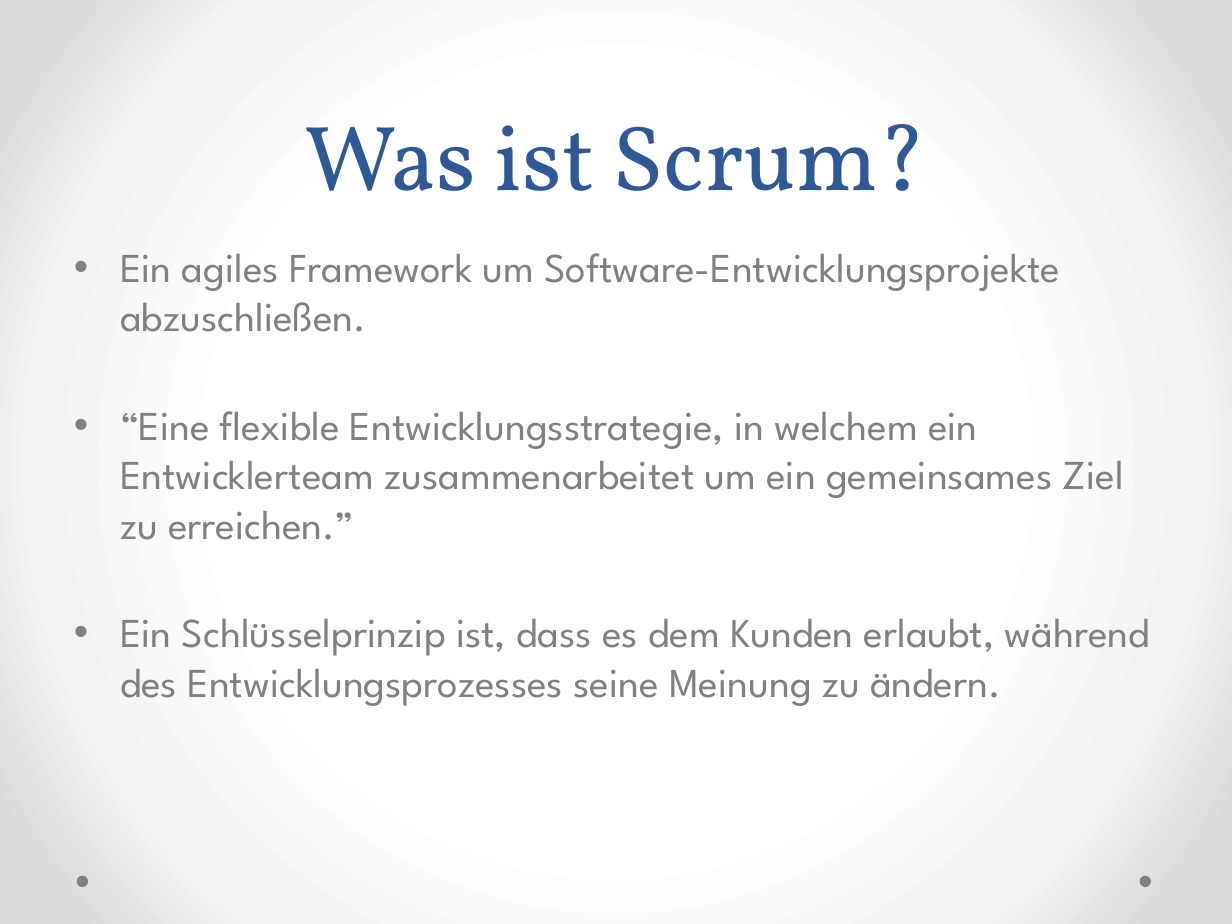
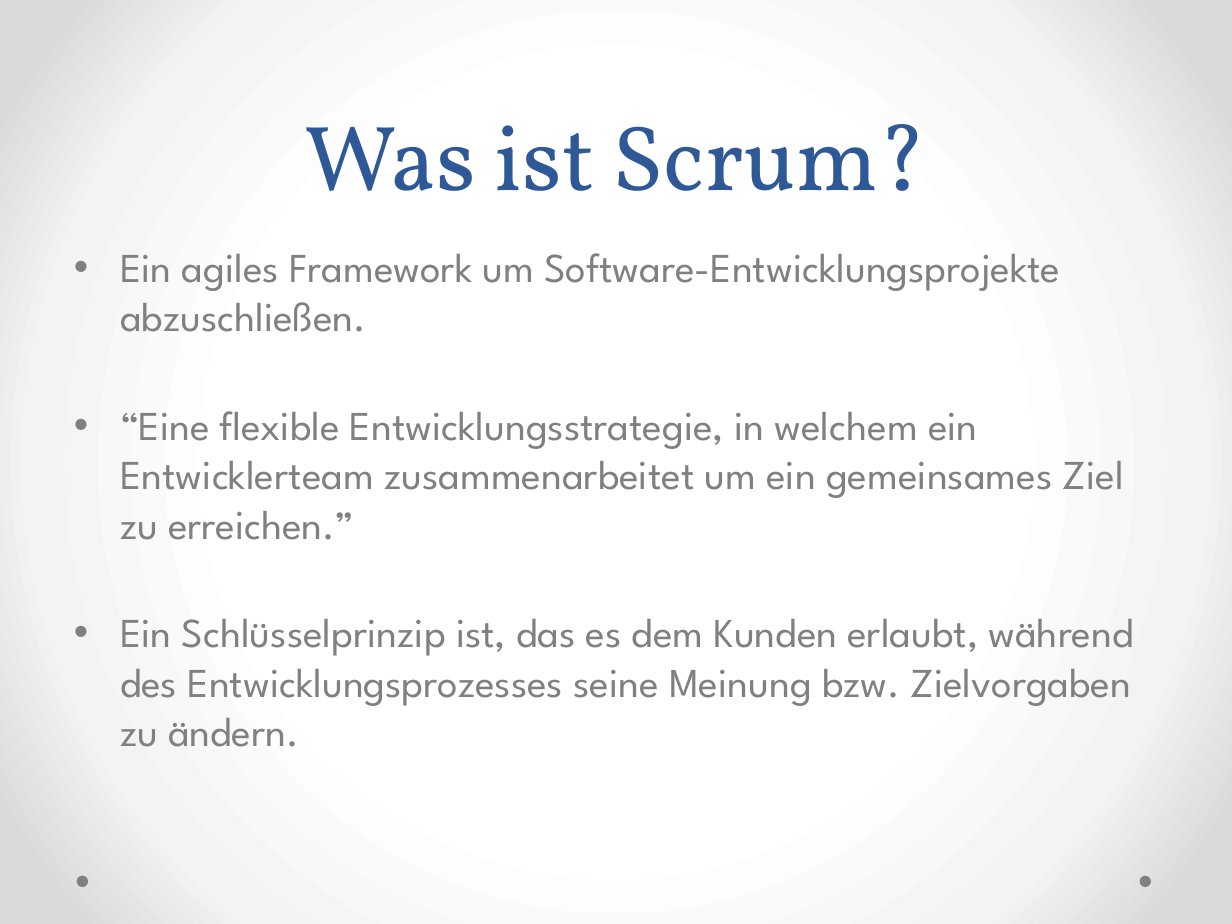
Before and after one commit to Medardus2004/ScrumPresentation, a slide deck: slide 5 of Scrum.pptx. Drawn at 1232x924 pixels with LibreOffice and Linux fonts; fonts in the diff are those of the drawing. Boxes give left, top, right and bottom in pixels: in the first picture for what was removed or moved away, otherwise in the second. Text is boxed around its words. In the diff, an @@ line names an element or a change of style, - is before the commit and + after.

```diff
--- a/Scrum.pptx
+++ b/Scrum.pptx
@@ text at bbox=[120, 619, 1133, 747]: text changed @@
-• Ein Schlüsselprinzip ist, dass es dem Kunden erlaubt, während des Entwicklungsprozesses seine Meinung zu ändern.
+• Ein Schlüsselprinzip ist, das es dem Kunden erlaubt, während des Entwicklungsprozesses seine Meinung bzw. Zielvorgaben zu ändern.
```
Also in this commit, not shown: 7 other slides changed, 1 slide added, 1 other file.
